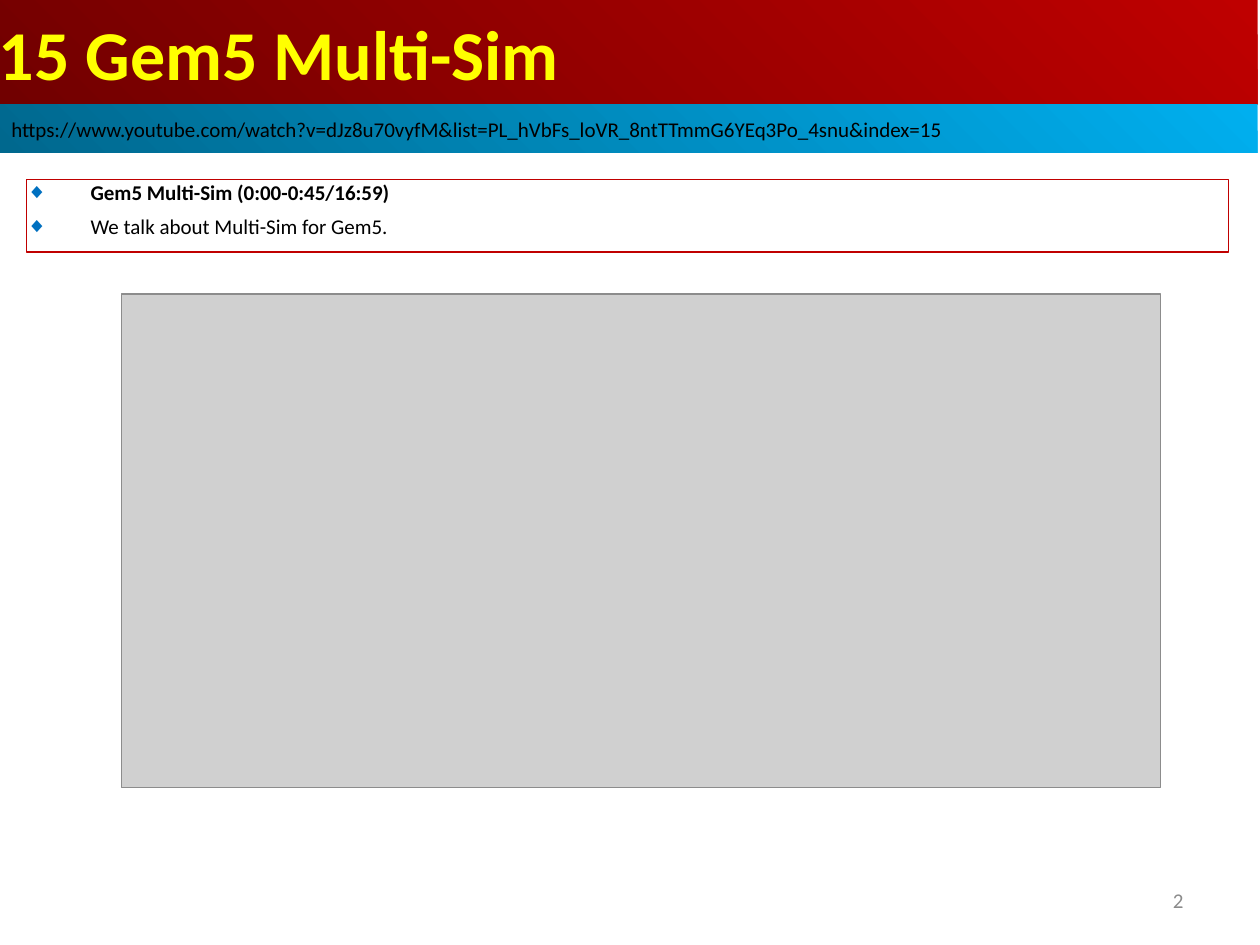
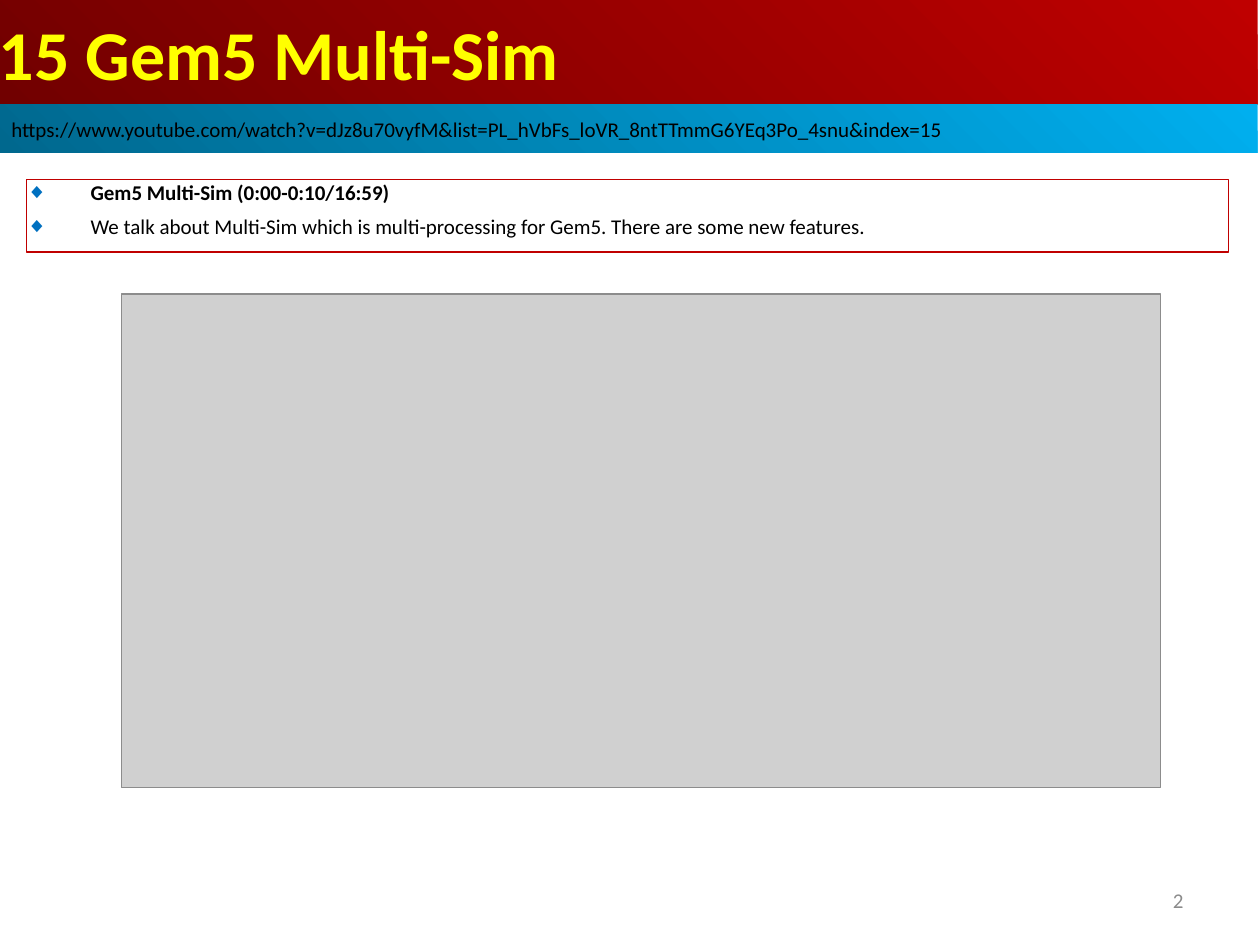
Before and after one commit to peterhchen/AIU_CS850_Gem5_McPAT, a slide deck: slide 2 of 050_Gem5/015.MultiSim/000_Video/015.MultiSim.ppt. Drawn at 1260x945 pixels with LibreOffice and Linux fonts; fonts in the diff are those of the drawing; grey boxes stand for pictures. Boxes give left, top, right and bottom in pixels: in the first picture for what was removed or moved away, otherwise in the second. Text is boxed around its words. In the diff, an @@ line names an element or a change of style, - is before the commit and + after.

```diff
--- a/050_Gem5/015.MultiSim/000_Video/015.MultiSim.ppt
+++ b/050_Gem5/015.MultiSim/000_Video/015.MultiSim.ppt
@@ text in rectangle at <box>91,184,865,238</box>: text changed; bold off @@
-◆ Gem5 Multi-Sim (0:00-0:45/16:59)
-◆ We talk about Multi-Sim for Gem5.
+◆ Gem5 Multi-Sim (0:00-0:10/16:59)
+◆ We talk about Multi-Sim which is multi-processing for Gem5. There are some new features.
```
Also in this commit, not shown: 2 other slides changed, 2 slides added.
